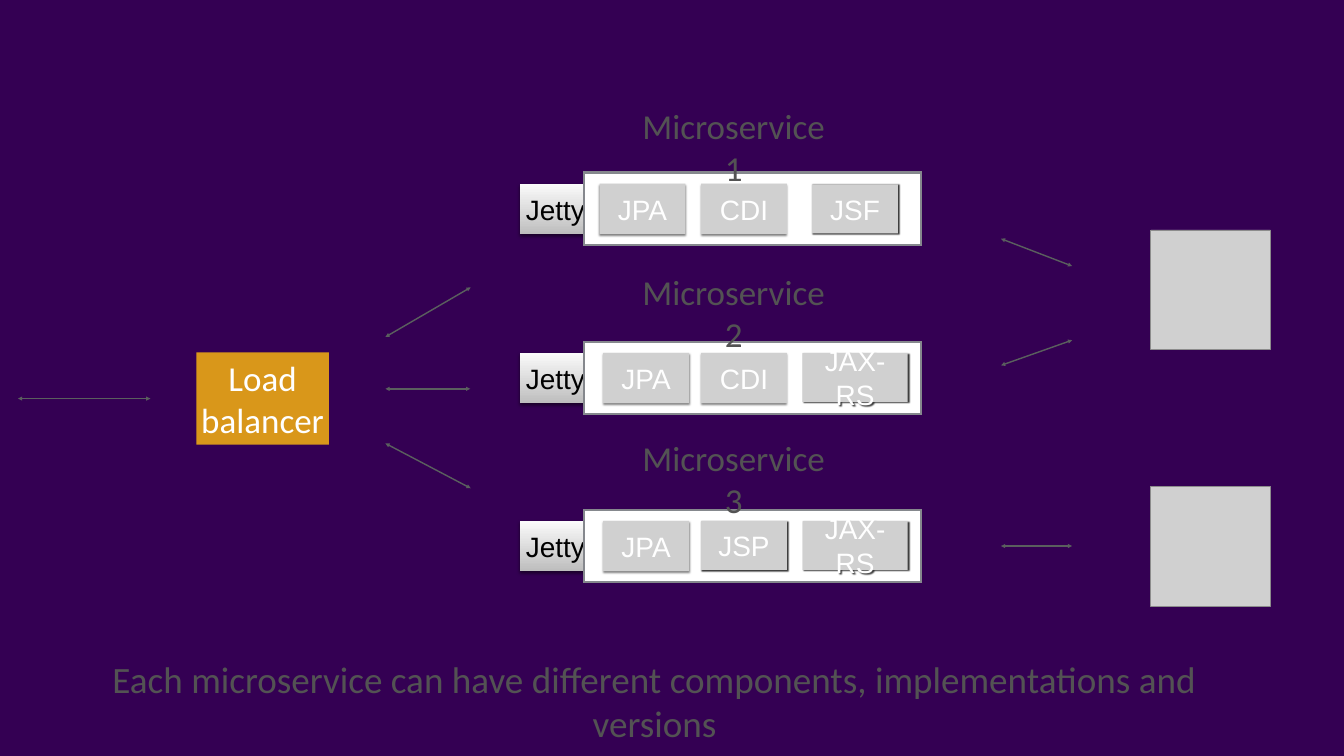
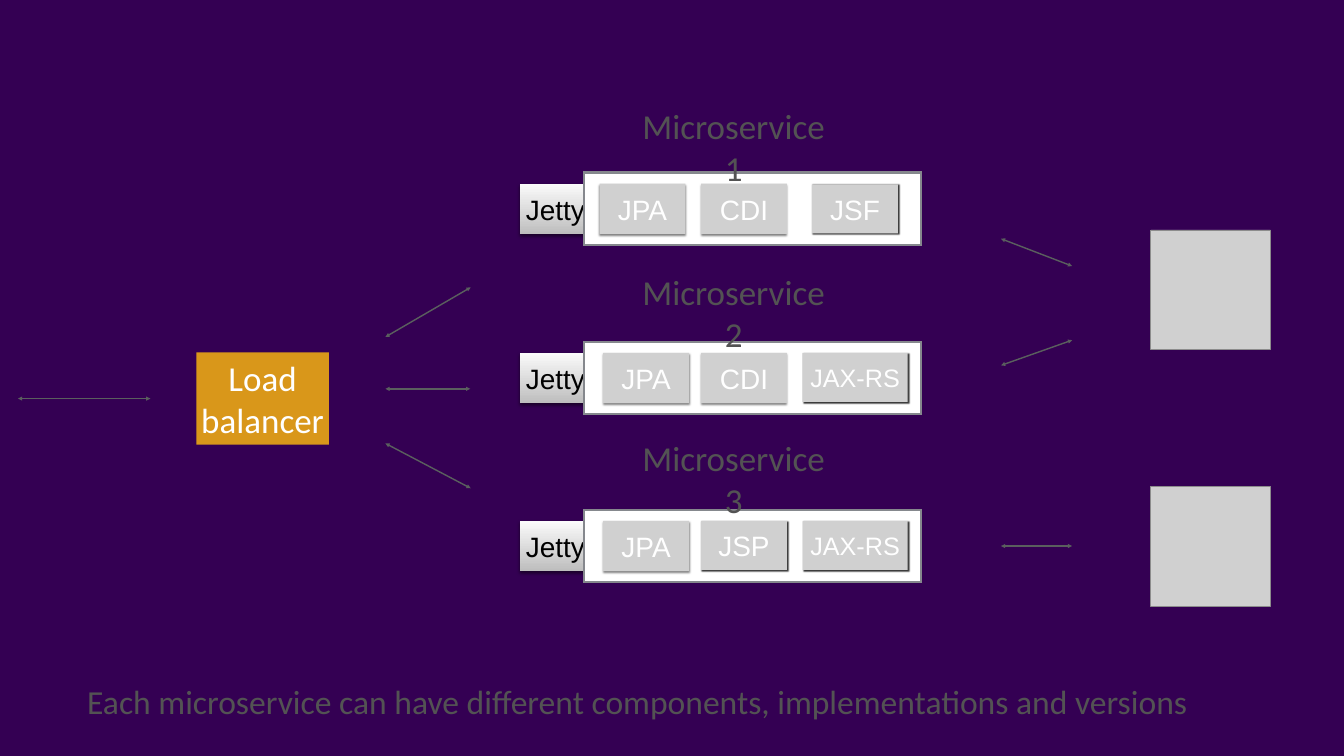
Before and after one commit to arun-gupta/microservices, a slide deck: slide 5 of slides/kumuluzee.pptx. Drawn at 1344x756 pixels with LibreOffice and Linux fonts; fonts in the diff are those of the drawing; grey boxes stand for pictures; background and template pictures are left out. Boxes give left, top, right and bottom in pixels: in the first picture for what was removed or moved away, otherwise in the second. Text is boxed around its words. In the diff, an @@ line names an element or a change of style, - is before the commit and + after.

```diff
--- a/slides/kumuluzee.pptx
+++ b/slides/kumuluzee.pptx
@@ picture "JAX-RS" at box(802, 353, 908, 402): size 40 to 36 pt @@
@@ picture "JAX-RS" at box(802, 521, 908, 570): size 40 to 36 pt @@
@@ text "Each microservice can have different ...": place and size @@
-text "Each microservice can have different ..." at box(112, 667, 1196, 737)
+text "Each microservice can have different ..." at box(87, 691, 1187, 719)
@@ text "Each microservice can have different ..." at box(87, 691, 1187, 719): size 53 to 48 pt @@
```
Also in this commit, not shown: 4 other slides changed.
